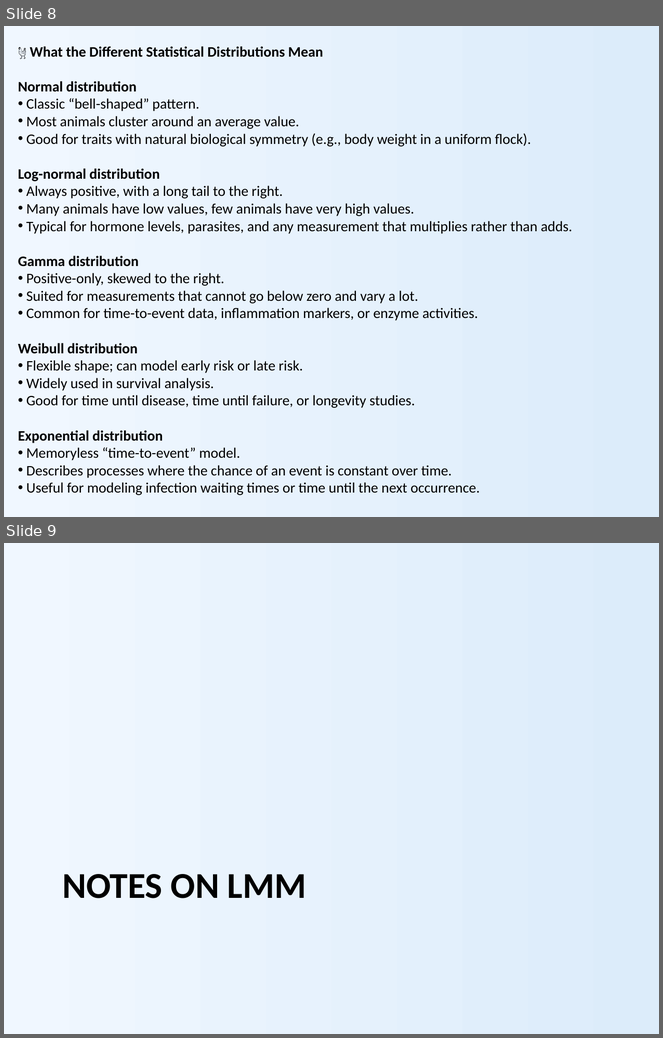
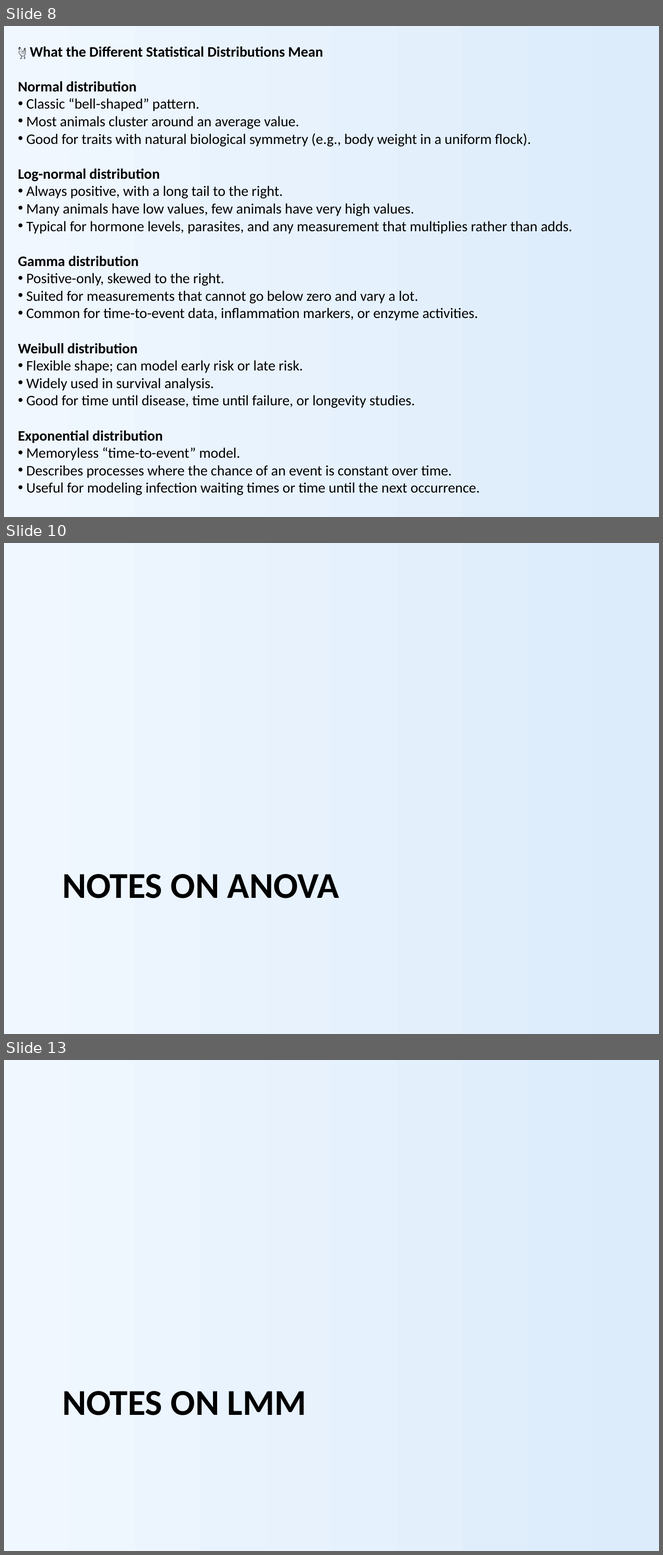
Before and after one commit to nicola-palmieri/TableAnalyzer, a slide deck: presentations/Table_Analyzer_Overview.pptx. Shown one above the other, each under a label of ours: slides 8 and 9 before the commit, slides 8, 10 and 13 after it; the slides between them are not shown. The pictures are 663x1038 and 663x1555 pixels, drawn with LibreOffice and Linux fonts; fonts in the diff are those of the drawing. Boxes give left, top, right and bottom in pixels: in the first picture for what was removed or moved away, otherwise in the second. Text is boxed around its words. In the diff, an @@ line names an element or a change of style, - is before the commit and + after.

```diff
--- a/presentations/Table_Analyzer_Overview.pptx
+++ b/presentations/Table_Analyzer_Overview.pptx
@@ slide 10 added at [4, 543, 659, 1034], background gradient #F0F7FF to #DCECFA @@
@@ title added at [62, 874, 339, 899], 40 pt, text #000000, bold @@
+NOTES ON ANOVA
@@ what was slide 9 is now slide 13 @@
```
Also in this commit, not shown: 4 other slides added, 1 slide removed, 2 other files.
